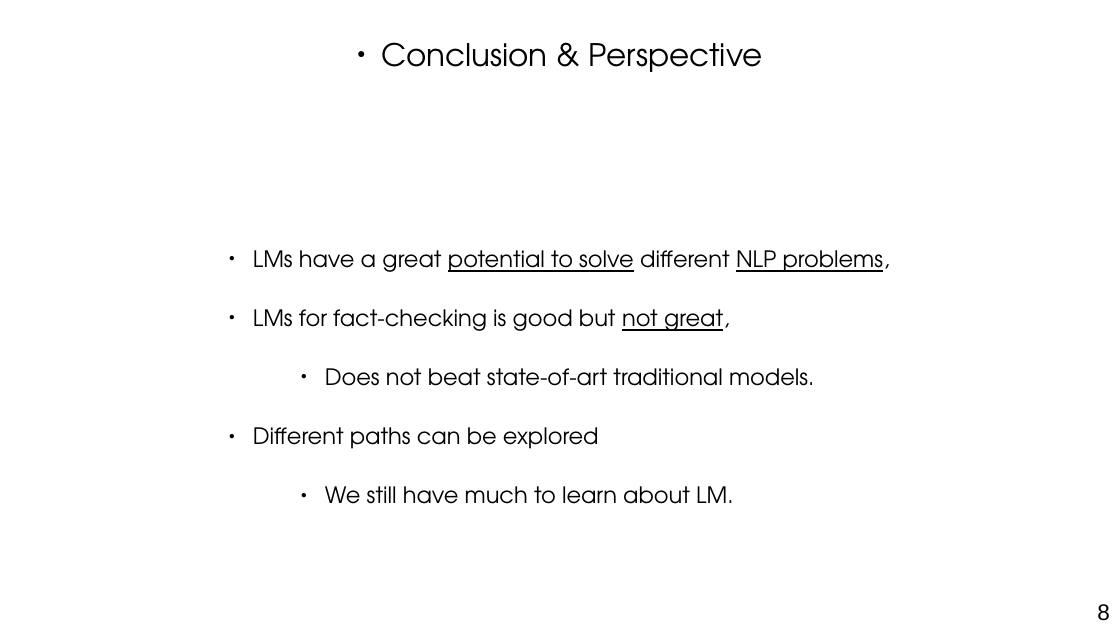
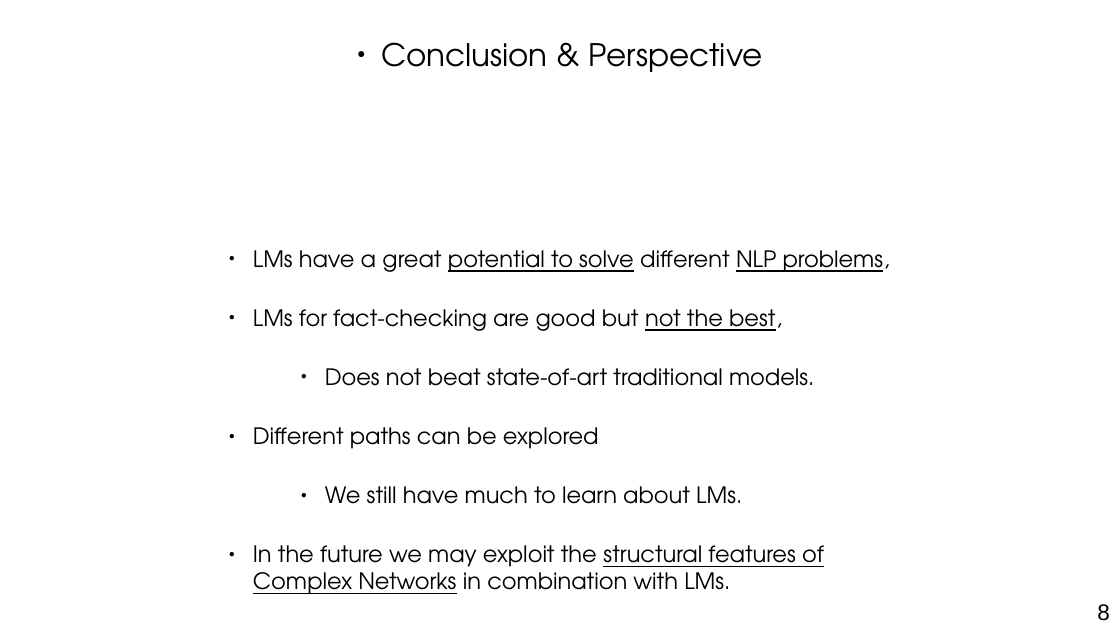
Before and after one commit to othmanelhoufi/LM-for-FactChecking, a slide deck: slide 8 of presentation/NLP_fact_checking.odp. Drawn at 1120x630 pixels with LibreOffice and Linux fonts; fonts in the diff are those of the drawing. Boxes give left, top, right and bottom in pixels: in the first picture for what was removed or moved away, otherwise in the second. Text is boxed around its words. In the diff, an @@ line names an element or a change of style, - is before the commit and + after.

```diff
--- a/presentation/NLP_fact_checking.odp
+++ b/presentation/NLP_fact_checking.odp
@@ text at [253,309,782,331]: text changed @@
-● LMs for fact-checking is good but not great,
+● LMs for fact-checking are good but not the best,
@@ text at [253,486,824,594]: text changed @@
-      ● We still have much to learn about LM.
+      ● We still have much to learn about LMs.
+● In the future we may exploit the structural features of Complex Networks in combination with LMs.
```
Also in this commit, not shown: 3 other slides changed.
